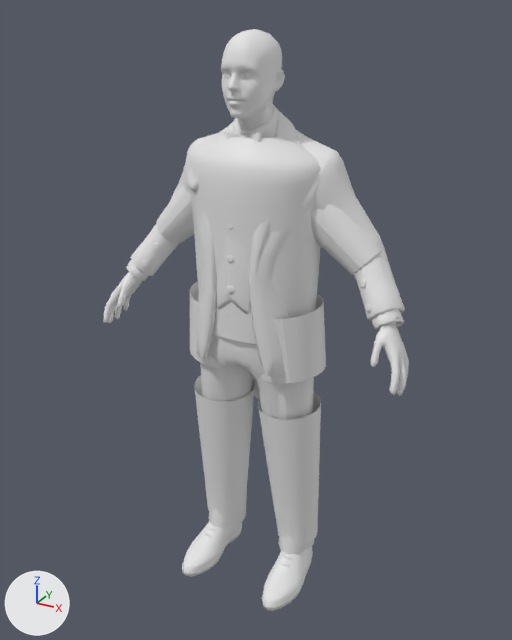
Before and after pictures for a commit that changed the glTF model xfc-game/jogador-futebol.glb.
Rendered twice from a 50 mm camera at (1.007, -1.834, 1.884) aimed at (0.002, -0.006, 0.971). Arrows for +X, +Y and +Z are at lower left; the lights stay in place. The older version comes first. Materials are left out; every surface is plain grey.

In view in the first picture: 'Wolf3D_Body', 'Wolf3D_Head', 'Wolf3D_Outfit_Bottom', 'Wolf3D_Outfit_Footwear', 'Wolf3D_Outfit_Top', 'uni-shirt', 'uni-shorts', 'uni-skin-thighs', 'uni-sleeves', 'uni-socks' and 1 more.
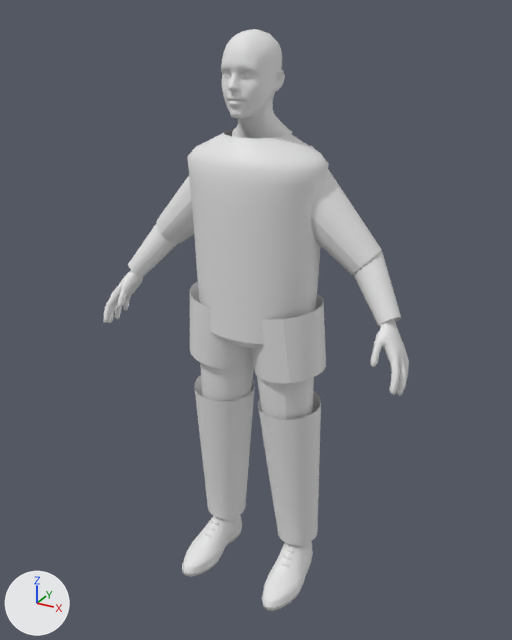
Patch to the scene script:
```diff
--- a/xfc-game/jogador-futebol.glb.py
+++ b/xfc-game/jogador-futebol.glb.py
@@ ob_wolf3d_outfit_bottom @@
-ob_wolf3d_outfit_bottom = bpy.data.objects.new('Wolf3D_Outfit_Bottom', me_mesh_5)
-ob_wolf3d_outfit_bottom.location = (0.0, 0.0, 0.0)
@@ ob_wolf3d_outfit_top @@
-ob_wolf3d_outfit_top = bpy.data.objects.new('Wolf3D_Outfit_Top', me_mesh_7)
-ob_wolf3d_outfit_top.location = (0.0, 0.0, 0.0)
```

Where the change shows, as pixel boxes [x1, y1, x2, y2] in the pictures (512 x 640 px):
'Wolf3D_Outfit_Top', deleted: before [127, 105, 405, 400]
'Wolf3D_Outfit_Bottom', deleted: before [208, 314, 314, 554]
'uni-skin-arms', unchanged, uncovered by the edit: before [128, 225, 400, 318]; after [128, 225, 401, 326]
